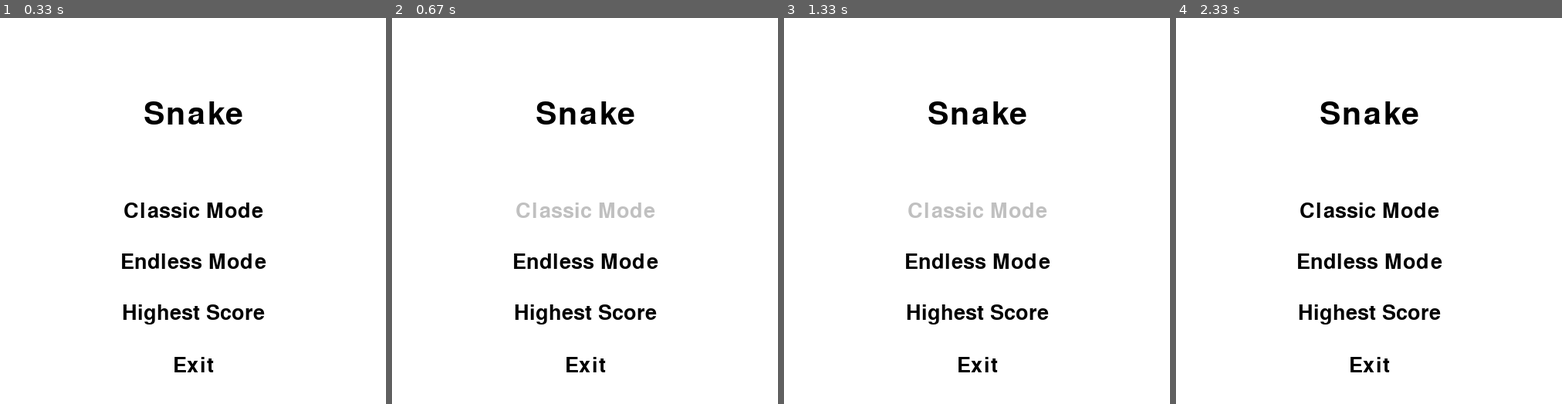
Above: before the commit, frames 1-4 (left to right).
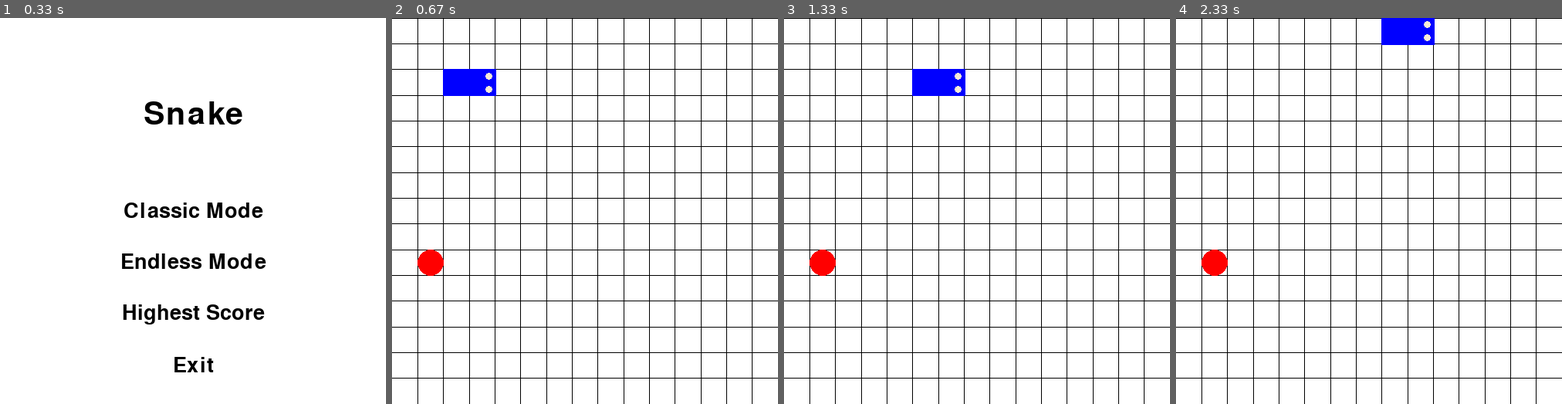
Above: after the commit, the same moments.

Repository: 1m188/snake
Game: pygame game, started from snake_pygame/main.py
The game is run twice, just before and just after one commit, with the same random seed, the same clock (stepped at 60 frames per second) and the same inputs.
Inputs (mouse positions are in pixels of both pictures, inside the frame that each line leads up to):
- Up to frame 1 (0.33 s): no input
- Up to frame 2 (0.67 s): click "Classic Mode" at 0.38 s
- Up to frame 3 (1.33 s): tap Enter at 0.67 s
- Up to frame 4 (2.33 s): hold Up 1.5-1.97 s; move the mouse to (1407, 295) at 1.53 s; hold Right from 2 s (still down)

Frame 1 is identical in both runs. In frame 2, 9.8% of the frame differs, in the area x 0-100%, y 0-100%; in frame 3, 9.8%; in frame 4, 9.9%.

Commit message:
添加转场功能，简化变量引用情况

Diff:
--- a/snake_pygame/config.py
+++ b/snake_pygame/config.py
@@ -1,9 +1,10 @@
 # 一些配置属性和全局变量
 
+size = (width, height) = (500, 500)  # 窗口大小
+
+curScene = None  # 当前正在进行的场景
+
 FPS = 60  # 帧率
-
-screen = None  # 窗口surface
-size = (width, height) = (500, 500)  # 窗口大小
 
 # 水平/垂直方向间隔数目
 horzInrNum = 15
--- a/snake_pygame/main.py
+++ b/snake_pygame/main.py
@@ -4,11 +4,8 @@
 
 pygame.init()
 
-config.screen = pygame.display.set_mode(config.size)
+pygame.display.set_mode(config.size)
 pygame.display.set_caption("Snake")
 
-while True:
-    startScene = scene.StartScene()
-    startScene.run()
-    gameScene = scene.GameScene()
-    gameScene.run()
+config.curScene = scene.StartScene()
+config.curScene.run()
--- a/snake_pygame/scene.py
+++ b/snake_pygame/scene.py
@@ -53,23 +53,26 @@
 # 开始场景
 class StartScene(Scene):
     def __init__(self):
-        super().__init__(config.screen, config.FPS)
+        super().__init__(pygame.display.get_surface(), config.FPS)
 
     def prepare(self, *args, **kwargs):
+        width = self.screen.get_width()
+        height = self.screen.get_height()
+
         infoTextFont = pygame.font.Font(None, 60)
         btnTextFont = pygame.font.Font(None, 40)
         textColor = (0, 0, 0)
 
         # 标题信息
         self.infoLab = sprite.Label("Snake", infoTextFont, textColor)
-        self.infoLab.rect.center = (config.width / 2, config.height / 4)
+        self.infoLab.rect.center = (width / 2, height / 4)
 
         # 经典模式
         self.classicBtn = sprite.Button("Classic Mode", btnTextFont, textColor)
         self.classicBtn.rect.center = self.infoLab.rect.center
-        self.classicBtn.rect.centery = config.height / 2
+        self.classicBtn.rect.centery = height / 2
 
-        intervl = (config.height - self.classicBtn.rect.top) / 4 - self.classicBtn.rect.height
+        intervl = (height - self.classicBtn.rect.top) / 4 - self.classicBtn.rect.height
 
         # 无尽模式
         self.endlessBtn = sprite.Button("Endless Mode", btnTextFont, textColor)
@@ -89,9 +92,11 @@
     def eventHandle(self, event):
         if event.type == pygame.USEREVENT:
             if event.signal == self.classicBtn.clicked:  # 点击经典模式按钮
-                pass
+                self.isRunning = False
+                config.curScene = GameScene(True)
             elif event.signal == self.endlessBtn.clicked:  # 点击无尽模式按钮
-                pass
+                self.isRunning = False
+                config.curScene = GameScene(False)
             elif event.signal == self.highestScoreBtn.clicked:  # 点击最高分按钮
                 pass
             elif event.signal == self.exitBtn.clicked:  # 点击退出按钮
@@ -109,11 +114,14 @@
         self.highestScoreBtn.draw(self.screen)
         self.exitBtn.draw(self.screen)
 
+    def end(self, *args, **kwargs):
+        config.curScene.run()
+
 
 # 游戏场景
 class GameScene(Scene):
     def __init__(self, isClassic: bool):
-        super().__init__(config.screen, config.FPS)
+        super().__init__(pygame.display.get_surface(), config.FPS)
         self.isClassic = isClassic
 
     def prepare(self, *args, **kwargs):
@@ -150,10 +158,16 @@
             self.food.randGenPos(self.snake)
 
     def render(self, *args, **kwargs):
+        width = self.screen.get_width()
+        height = self.screen.get_height()
         self.screen.fill((255, 255, 255))
         for i in range(config.vertInrNum):
-            pygame.draw.line(self.screen, (0, 0, 0), (0, i * config.vertInr), (config.width, i * config.vertInr))
+            pygame.draw.line(self.screen, (0, 0, 0), (0, i * config.vertInr), (width, i * config.vertInr))
         for i in range(1, config.horzInrNum):
-            pygame.draw.line(self.screen, (0, 0, 0), (i * config.horzInr, 0), (i * config.horzInr, config.height))
+            pygame.draw.line(self.screen, (0, 0, 0), (i * config.horzInr, 0), (i * config.horzInr, height))
         self.snake.draw(self.screen)
         self.food.draw(self.screen)
+
+    def end(self, *args, **kwargs):
+        config.curScene = StartScene()
+        config.curScene.run()
